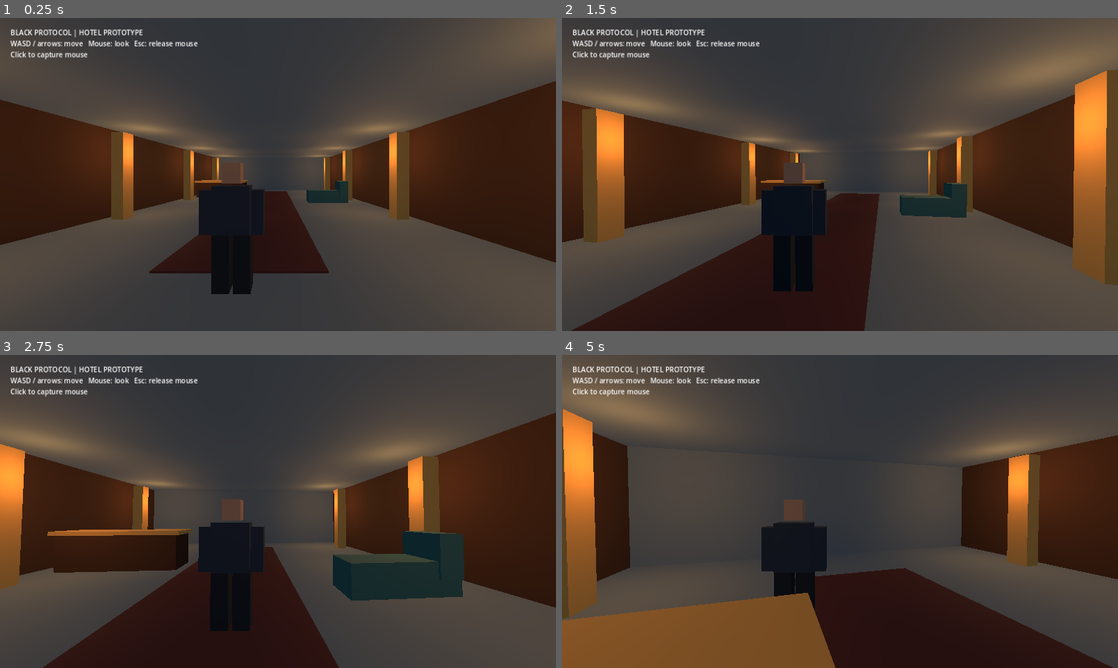
Above: before the commit, frames 1-4 (two rows, left to right).
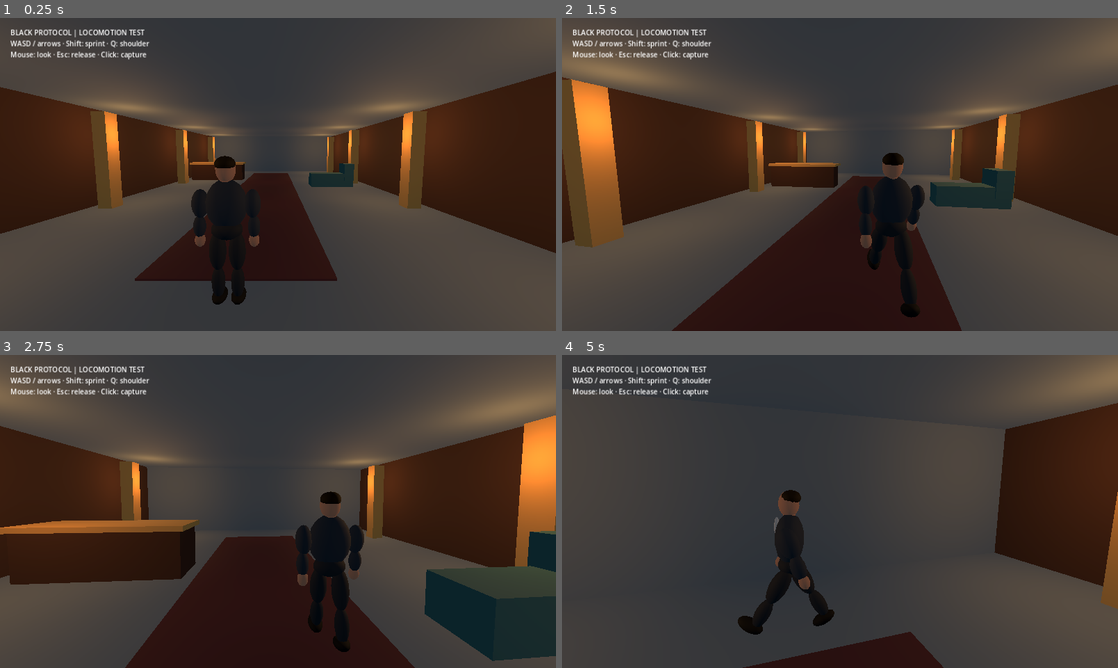
Above: after the commit, the same moments.

Repository: evilsysadmin/ShadowOps-black-protocol
Game: Godot game, scene res://scenes/hotel.tscn
The game is run twice, just before and just after one commit, with the same random seed, the same clock (stepped at 60 frames per second) and the same inputs.
Inputs (mouse positions are in pixels of both pictures, inside the frame that each line leads up to):
- Up to frame 1 (0.25 s): no input
- Up to frame 2 (1.5 s): tap Enter at 0.5 s; move the mouse to (867, 174) at 0.52 s; hold Shift 0.53-1.28 s; hold W from 0.53 s (still down); tap Q at 0.6 s; click (867, 174) at 0.67 s; move the mouse to (812, 174) at 1.27 s; tap Shift at 1.35 s; click (812, 174) at 1.42 s
- Up to frame 3 (2.75 s): keep holding W; tap Q at 1.55, 2.1 s; move the mouse to (289, 505) at 2.02 s; hold Shift from 2.03 s (still down); click (289, 505) at 2.17 s
- Up to frame 4 (5 s): move the mouse to (834, 517) at 2.77 s; release Shift at 2.78 s; tap Shift at 2.85, 4.35 s; click (834, 517) at 2.92 s; tap Q at 3.05, 3.6, 4.55 s; move the mouse to (878, 514) at 3.52 s; hold Shift 3.53-4.28 s; click (878, 514) at 3.67 s; tap Escape at 4.15 s; move the mouse to (673, 464) at 4.27 s; release W at 4.28 s; hold A from 4.28 s (still down); click (673, 464) at 4.42 s

The runs differ from the first frame. In frame 1, 17% of the frame differs, in the area x 0-100%, y 3-92%; in frame 2, 38%; in frame 3, 39%; in frame 4, 45%, in the area x 0-100%, y 0-100%.

Commit message:
feat: smooth locomotion and animated placeholder agent

Diff:
--- a/scripts/agent.gd
+++ b/scripts/agent.gd
@@ -1,60 +1,99 @@
 extends CharacterBody3D
 
-const SPEED := 4.0
+const WALK_SPEED := 3.6
+const RUN_SPEED := 5.6
+const ACCELERATION := 16.0
 const SENSITIVITY := 0.003
+const SUIT := Color(0.105, 0.135, 0.16)
+const TROUSERS := Color(0.085, 0.105, 0.12)
+const SKIN := Color(0.58, 0.39, 0.29)
 var pivot: Node3D
 var model: Node3D
+var camera: Camera3D
+var legs: Array[Node3D] = []
+var arms: Array[Node3D] = []
+var phase := 0.0
+var stride := 0.0
+var shoulder := 1.0
 
 func _ready() -> void:
 	var collider := CollisionShape3D.new()
 	var capsule := CapsuleShape3D.new()
 	capsule.radius = 0.32
-	capsule.height = 1.75
+	capsule.height = 1.8
 	collider.shape = capsule
-	collider.position.y = 0.875
+	collider.position.y = 0.9
 	add_child(collider)
-	model = Node3D.new()
-	add_child(model)
-	part(Vector3(0, 1.15, 0), Vector3(0.53, 0.68, 0.32), Color(0.12, 0.15, 0.19))
-	part(Vector3(0, 1.67, 0), Vector3(0.26, 0.29, 0.25), Color(0.56, 0.40, 0.31))
-	for x in [-0.15, 0.15]:
-		part(Vector3(x, 0.43, 0), Vector3(0.24, 0.86, 0.27), Color(0.09, 0.11, 0.13))
-	for x in [-0.36, 0.36]:
-		part(Vector3(x, 1.12, 0), Vector3(0.18, 0.62, 0.2), Color(0.12, 0.15, 0.19))
+	build_model()
 	pivot = Node3D.new()
-	pivot.position = Vector3(0.65, 1.65, 0)
+	pivot.position = Vector3(0.62, 1.63, 0)
+	pivot.rotation.x = -0.10
 	add_child(pivot)
 	var boom := SpringArm3D.new()
-	boom.spring_length = 3.1
+	boom.spring_length = 2.65
 	boom.margin = 0.15
 	boom.add_excluded_object(get_rid())
+	var camera_shape := SphereShape3D.new()
+	camera_shape.radius = 0.13
+	boom.shape = camera_shape
 	pivot.add_child(boom)
-	var camera := Camera3D.new()
-	camera.fov = 72.0
+	camera = Camera3D.new()
+	camera.fov = 70.0
 	camera.current = true
 	boom.add_child(camera)
 	var hud := CanvasLayer.new()
 	add_child(hud)
 	var label := Label.new()
 	label.position = Vector2(24, 22)
-	label.text = "BLACK PROTOCOL | HOTEL PROTOTYPE\nWASD / arrows: move   Mouse: look   Esc: release mouse\nClick to capture mouse"
+	label.text = "BLACK PROTOCOL | LOCOMOTION TEST\nWASD / arrows · Shift: sprint · Q: shoulder\nMouse: look · Esc: release · Click: capture"
 	hud.add_child(label)
 	Input.mouse_mode = Input.MOUSE_MODE_CAPTURED
 
-func part(at: Vector3, size: Vector3, color: Color) -> void:
+func build_model() -> void:
+	model = Node3D.new()
+	add_child(model)
+	ellipsoid(model, Vector3(0, 1.27, 0), Vector3(0.51, 0.62, 0.34), SUIT)
+	ellipsoid(model, Vector3(0, 0.96, 0), Vector3(0.39, 0.25, 0.29), TROUSERS)
+	ellipsoid(model, Vector3(0, 1.54, 0), Vector3(0.15, 0.16, 0.15), SKIN)
+	ellipsoid(model, Vector3(0, 1.69, 0), Vector3(0.245, 0.31, 0.25), SKIN)
+	ellipsoid(model, Vector3(0, 1.76, 0.025), Vector3(0.25, 0.18, 0.24), Color(0.075, 0.055, 0.045))
+	ellipsoid(model, Vector3(0, 1.40, -0.15), Vector3(0.13, 0.26, 0.06), Color(0.53, 0.55, 0.55))
+	for side in [-1.0, 1.0]:
+		var leg := Node3D.new()
+		leg.position = Vector3(side * 0.12, 0.92, 0)
+		model.add_child(leg)
+		legs.append(leg)
+		ellipsoid(leg, Vector3(0, -0.23, 0), Vector3(0.21, 0.49, 0.22), TROUSERS)
+		ellipsoid(leg, Vector3(0, -0.63, 0), Vector3(0.17, 0.40, 0.18), TROUSERS)
+		ellipsoid(leg, Vector3(0, -0.84, -0.055), Vector3(0.19, 0.14, 0.33), Color(0.045, 0.055, 0.06))
+		var arm := Node3D.new()
+		arm.position = Vector3(side * 0.29, 1.44, 0)
+		model.add_child(arm)
+		arms.append(arm)
+		ellipsoid(arm, Vector3(side * 0.025, -0.16, 0), Vector3(0.20, 0.35, 0.23), SUIT)
+		ellipsoid(arm, Vector3(side * 0.04, -0.44, 0), Vector3(0.15, 0.28, 0.17), SUIT)
+		ellipsoid(arm, Vector3(side * 0.04, -0.61, 0), Vector3(0.13, 0.17, 0.12), SKIN)
+
+func ellipsoid(parent: Node3D, at: Vector3, dimensions: Vector3, color: Color) -> void:
 	var mesh := MeshInstance3D.new()
-	var geometry := BoxMesh.new()
-	geometry.size = size
+	var geometry := SphereMesh.new()
+	geometry.radial_segments = 16
+	geometry.rings = 8
 	mesh.mesh = geometry
+	mesh.scale = dimensions
 	var material := StandardMaterial3D.new()
 	material.albedo_color = color
+	material.roughness = 0.85
 	mesh.material_override = material
 	mesh.position = at
-	model.add_child(mesh)
+	parent.add_child(mesh)
 
 func _unhandled_input(event: InputEvent) -> void:
-	if event is InputEventKey and event.pressed and event.keycode == KEY_ESCAPE:
-		Input.mouse_mode = Input.MOUSE_MODE_VISIBLE
+	if event is InputEventKey and event.pressed and not event.echo:
+		if event.keycode == KEY_ESCAPE:
+			Input.mouse_mode = Input.MOUSE_MODE_VISIBLE
+		elif event.physical_keycode == KEY_Q:
+			shoulder *= -1.0
 	elif event is InputEventMouseButton and event.pressed and event.button_index == MOUSE_BUTTON_LEFT:
 		Input.mouse_mode = Input.MOUSE_MODE_CAPTURED
 	elif event is InputEventMouseMotion and Input.mouse_mode == Input.MOUSE_MODE_CAPTURED:
@@ -62,13 +101,30 @@
 		pivot.rotation.x = clampf(pivot.rotation.x - event.relative.y * SENSITIVITY, -0.65, 0.55)
 
 func _physics_process(delta: float) -> void:
-	var axes := Vector2(
-		float(Input.is_physical_key_pressed(KEY_D) or Input.is_physical_key_pressed(KEY_RIGHT)) - float(Input.is_physical_key_pressed(KEY_A) or Input.is_physical_key_pressed(KEY_LEFT)),
-		float(Input.is_physical_key_pressed(KEY_S) or Input.is_physical_key_pressed(KEY_DOWN)) - float(Input.is_physical_key_pressed(KEY_W) or Input.is_physical_key_pressed(KEY_UP))
-	).limit_length()
+	var axes := Vector2.ZERO
+	if Input.mouse_mode == Input.MOUSE_MODE_CAPTURED:
+		axes = Vector2(
+			float(Input.is_physical_key_pressed(KEY_D) or Input.is_physical_key_pressed(KEY_RIGHT)) - float(Input.is_physical_key_pressed(KEY_A) or Input.is_physical_key_pressed(KEY_LEFT)),
+			float(Input.is_physical_key_pressed(KEY_S) or Input.is_physical_key_pressed(KEY_DOWN)) - float(Input.is_physical_key_pressed(KEY_W) or Input.is_physical_key_pressed(KEY_UP))
+		).limit_length()
+	var sprint := Input.is_physical_key_pressed(KEY_SHIFT)
+	var speed := RUN_SPEED if sprint else WALK_SPEED
 	var direction := transform.basis * Vector3(axes.x, 0, axes.y)
-	velocity.x = direction.x * SPEED
-	velocity.z = direction.z * SPEED
+	velocity.x = move_toward(velocity.x, direction.x * speed, ACCELERATION * delta)
+	velocity.z = move_toward(velocity.z, direction.z * speed, ACCELERATION * delta)
 	if not is_on_floor():
 		velocity.y -= 9.8 * delta
+	else:
+		velocity.y = 0.0
 	move_and_slide()
+	if axes.length_squared() > 0.01:
+		model.rotation.y = lerp_angle(model.rotation.y, atan2(-axes.x, -axes.y), 1.0 - exp(-12.0 * delta))
+	pivot.position.x = lerpf(pivot.position.x, shoulder * 0.62, 1.0 - exp(-10.0 * delta))
+	var actual_speed := Vector2(get_real_velocity().x, get_real_velocity().z).length()
+	stride = lerpf(stride, clampf(actual_speed / WALK_SPEED, 0.0, 1.35), 1.0 - exp(-12.0 * delta))
+	phase += delta * (5.0 + actual_speed * 1.4)
+	for i in range(2):
+		var swing := sin(phase + float(i) * PI) * stride
+		legs[i].rotation.x = swing * 0.56
+		arms[i].rotation.x = -swing * 0.38
+	model.position.y = absf(sin(phase)) * stride * 0.035
